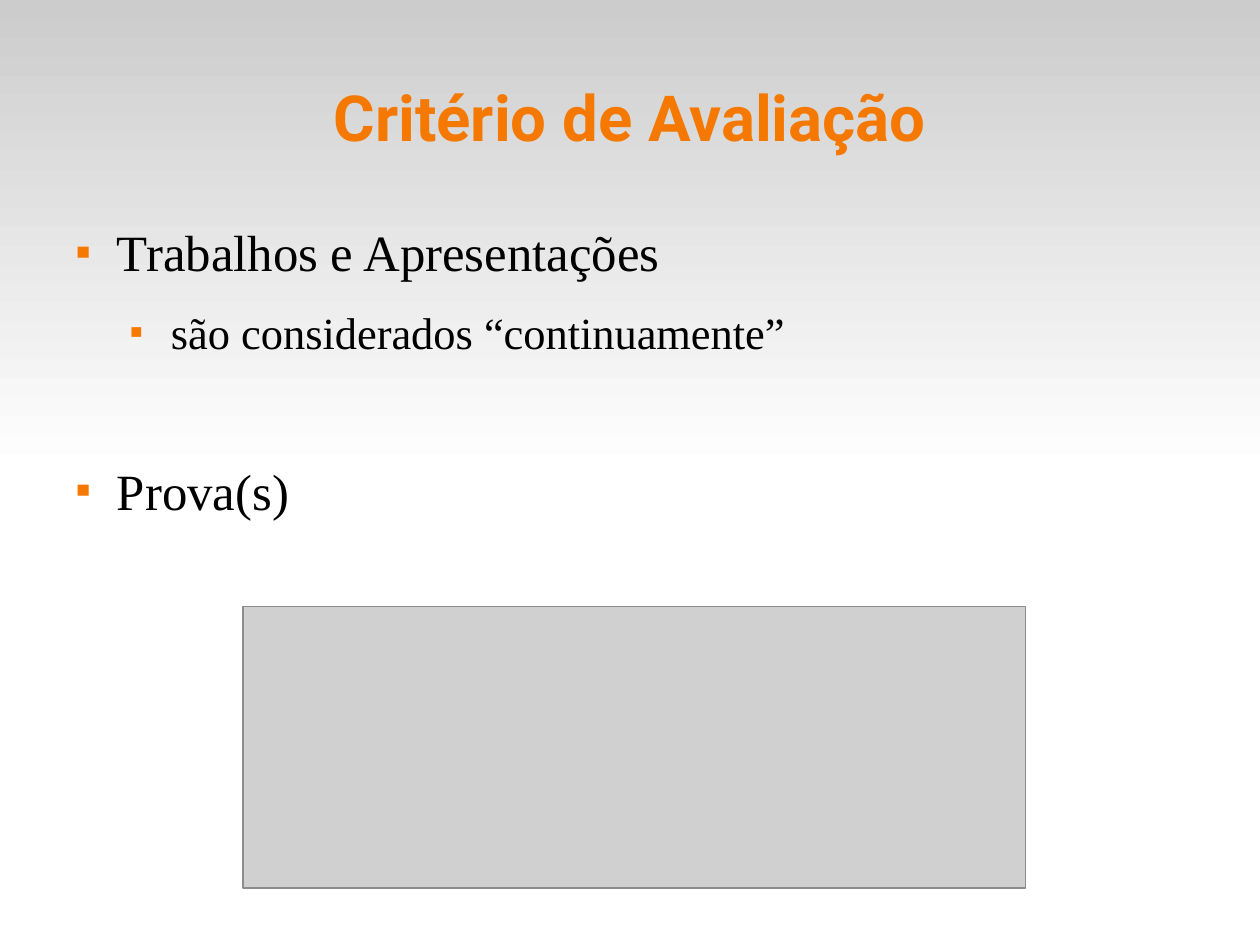
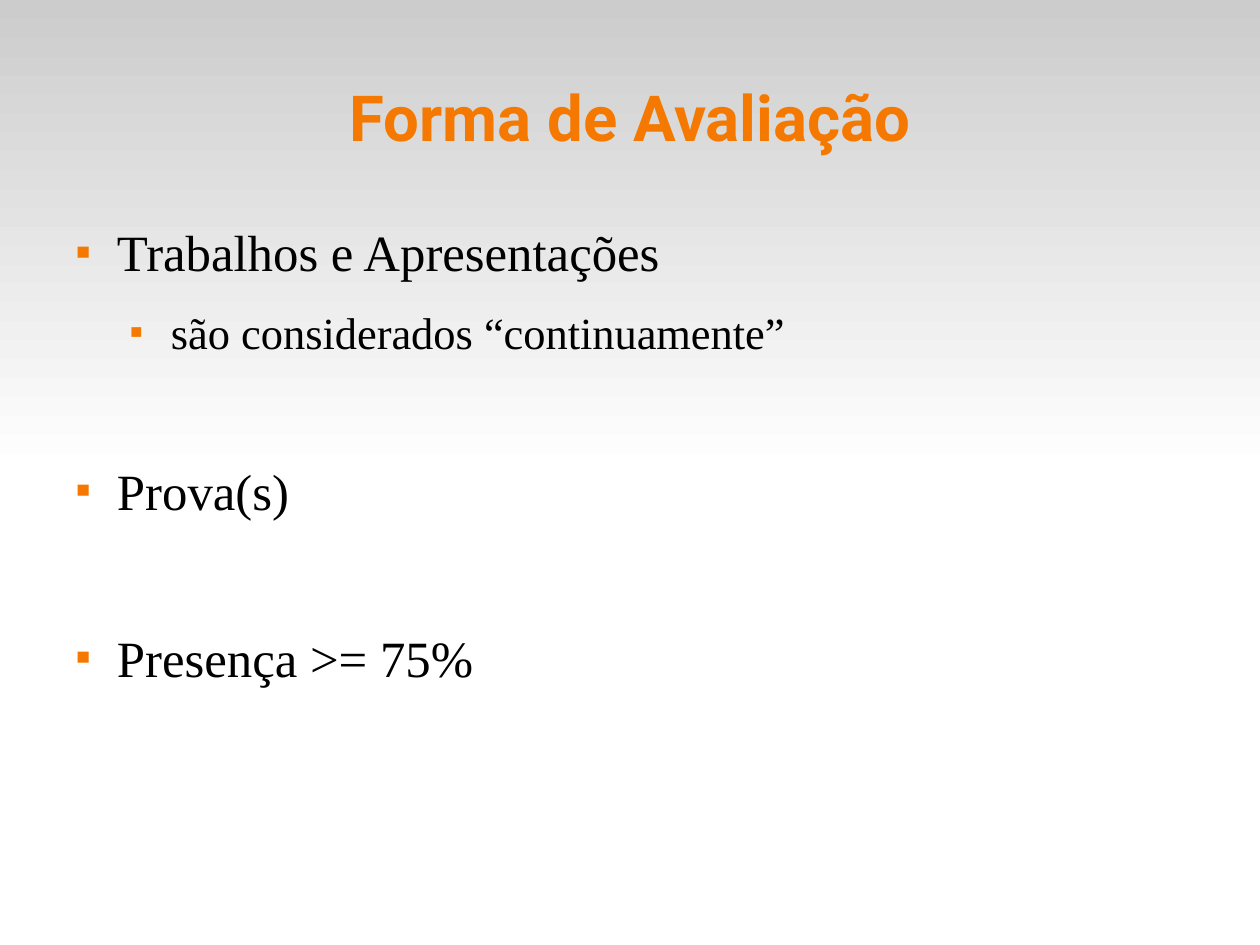
Before and after one commit to fsantanna-uerj/EDL, a slide deck: slide 2 of slides/edl-00.odp (slide 3 before the commit). Drawn at 1260x945 pixels with LibreOffice and Linux fonts; fonts in the diff are those of the drawing; grey boxes stand for pictures. Boxes give left, top, right and bottom in pixels: in the first picture for what was removed or moved away, otherwise in the second. Text is boxed around its words. In the diff, an @@ line names an element or a change of style, - is before the commit and + after.

```diff
--- a/slides/edl-00.odp
+++ b/slides/edl-00.odp
@@ title at (349, 93, 910, 156): text changed @@
-Critério de Avaliação
+Forma de Avaliação
@@ picture removed at (244, 607, 1026, 888) @@
@@ text at (117, 643, 473, 687): paragraph added @@
+■ Presença >= 75%
```
Also in this commit, not shown: 4 other slides changed, 4 slides added, 1 slide removed, 1 other file.
